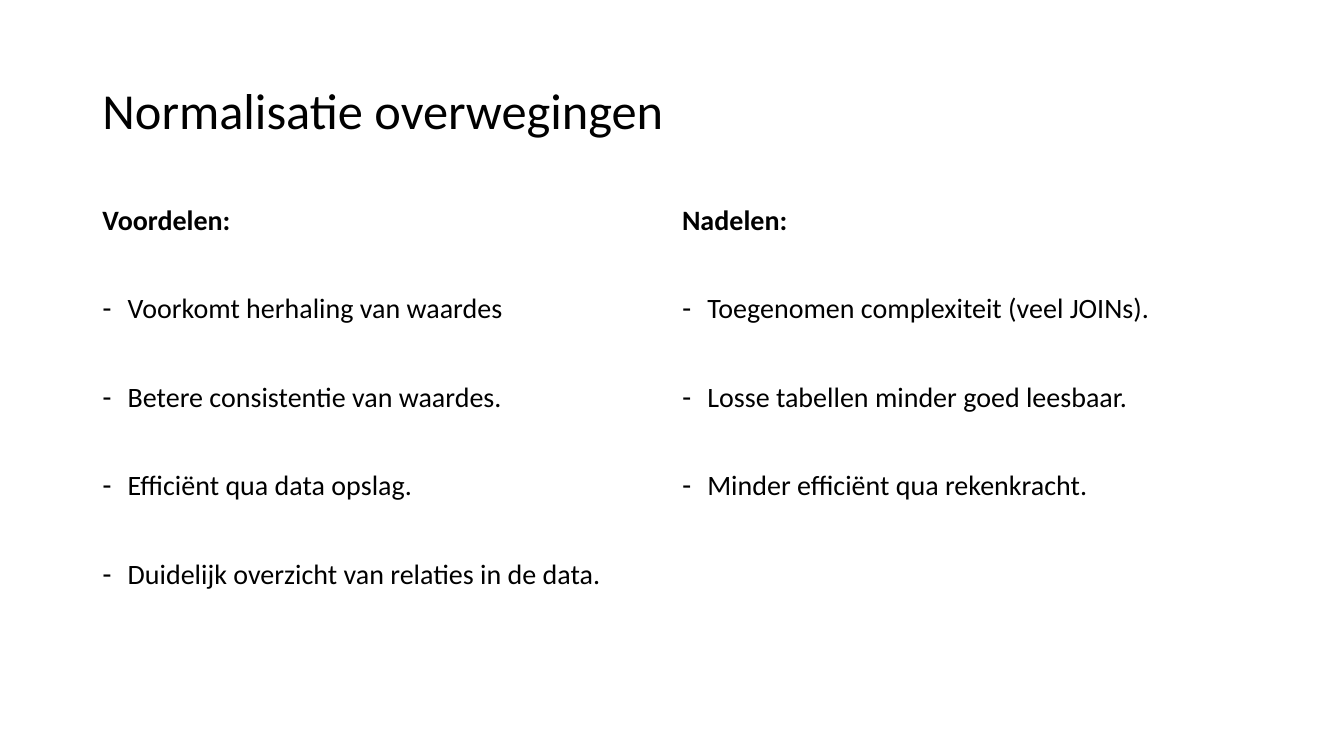
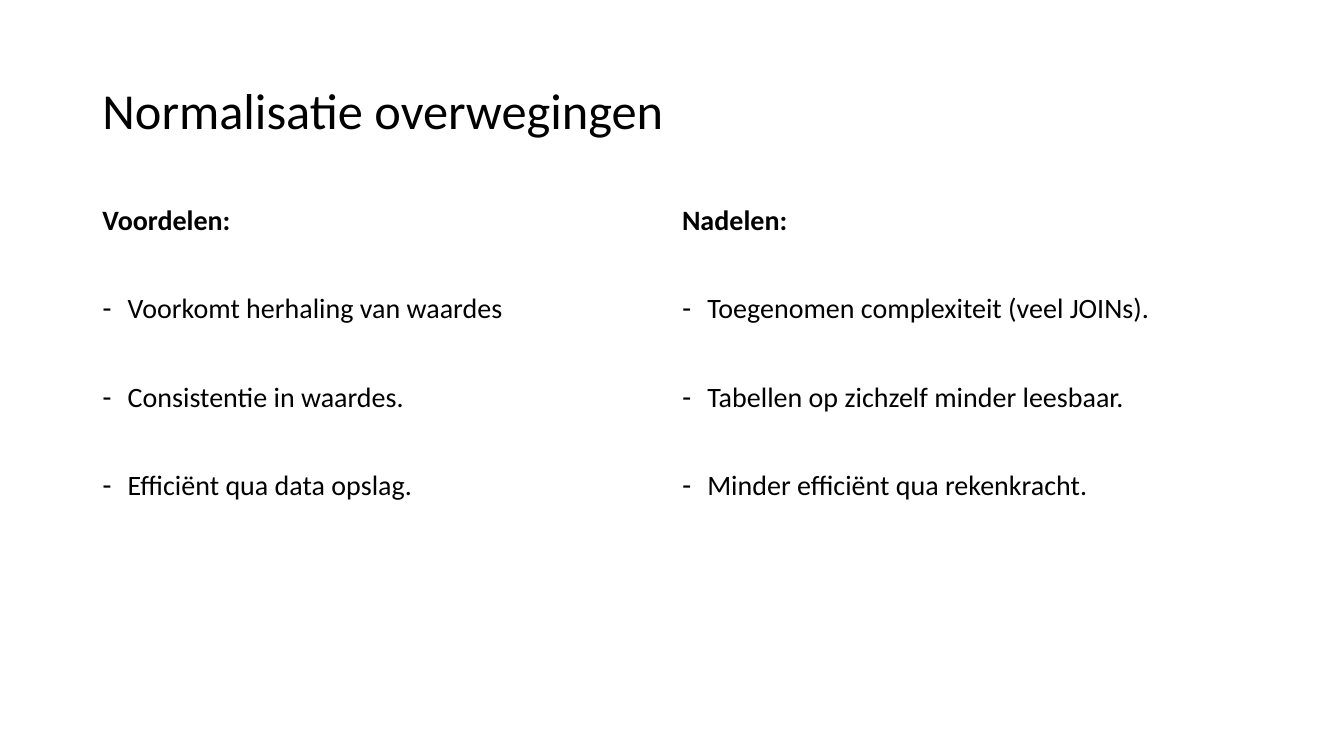
Before and after one commit to LFKoning/knowledge-sharing, a slide deck: slide 18 of sql_course/2_database_design/2_database_design.pptx (slide 15 before the commit). Drawn at 1344x756 pixels with LibreOffice and Linux fonts; fonts in the diff are those of the drawing. Boxes give left, top, right and bottom in pixels: in the first picture for what was removed or moved away, otherwise in the second. Text is boxed around its words. In the diff, an @@ line names an element or a change of style, - is before the commit and + after.

```diff
--- a/sql_course/2_database_design/2_database_design.pptx
+++ b/sql_course/2_database_design/2_database_design.pptx
@@ text at box(128, 387, 404, 408): text changed @@
-– Betere consistentie van waardes.
+– Consistentie in waardes.
@@ text at box(707, 387, 1124, 412): text changed @@
-– Losse tabellen minder goed leesbaar.
+– Tabellen op zichzelf minder leesbaar.
@@ text at box(128, 564, 600, 589): paragraph removed @@
-– Duidelijk overzicht van relaties in de data.
```
Also in this commit, not shown: 28 other slides changed, 17 slides added, 10 slides removed, 8 other files.
